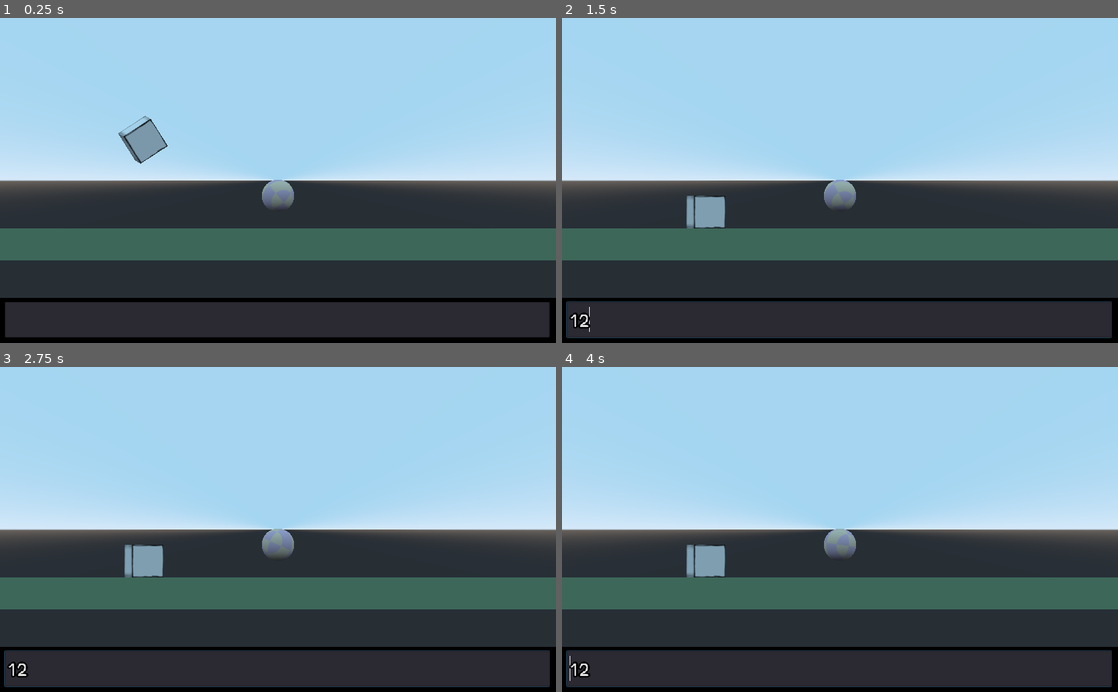
Above: before the commit, frames 1-4 (two rows, left to right).
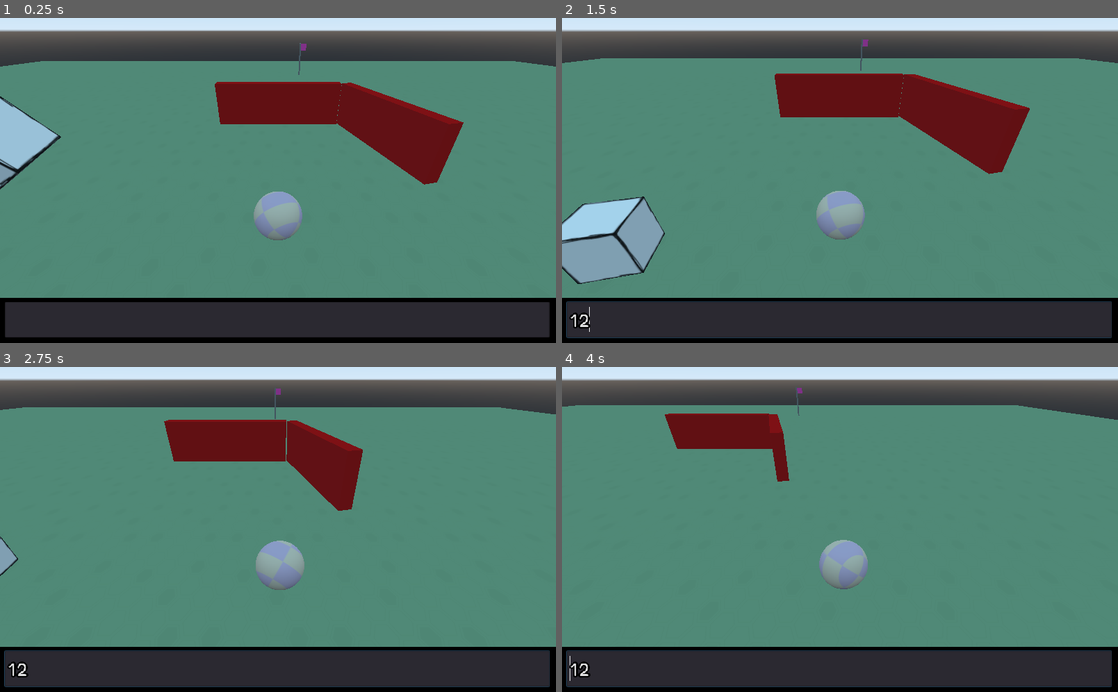
Above: after the commit, the same moments.

Repository: toimisto/rollballgenesis
Game: Godot game, scene res://scenes/Main.tscn
The game is run twice, just before and just after one commit, with the same random seed, the same clock (stepped at 60 frames per second) and the same inputs.
Inputs (mouse positions are in pixels of both pictures, inside the frame that each line leads up to):
- Up to frame 1 (0.25 s): no input
- Up to frame 2 (1.5 s): click (840, 320) at 0.52 s; type "12" at 0.6 s; hold Right (ui_right) from 1.28 s (still down)
- Up to frame 3 (2.75 s): release Right (ui_right) at 2.03 s; hold Down (ui_down) from 2.03 s (still down)
- Up to frame 4 (4 s): release Down (ui_down) at 2.78 s; hold Right (ui_right) 2.78-3.53 s; hold Up (ui_up) from 3.53 s (still down)

The runs differ from the first frame. In frame 1, 86% of the frame differs, in the area x 0-100%, y 0-87%; in frame 2, 86%; in frame 3, 86%; in frame 4, 86%.

Commit message:
initing world

Diff:
--- a/scenes/Level.tscn
+++ b/scenes/Level.tscn
@@ -32,6 +32,14 @@
 subdivide_width = 10
 subdivide_height = 10
 
+[sub_resource type="SpatialMaterial" id=7]
+albedo_color = Color( 0.772549, 0, 0, 1 )
+
+[sub_resource type="CubeMesh" id=8]
+material = SubResource( 7 )
+
+[sub_resource type="BoxShape" id=9]
+
 [node name="Level" type="Spatial"]
 script = ExtResource( 1 )
 
@@ -61,10 +69,12 @@
 
 [node name="Shinji" parent="." instance=ExtResource( 4 )]
 transform = Transform( 1, 0, 0, 0, 1, 0, 0, 0, 1, 0, 2.06083, 0 )
+gravity_scale = 1.0
 script = ExtResource( 5 )
 
 [node name="Camera" type="Camera" parent="Shinji"]
 transform = Transform( 1, 0, 0, 0, 0.839874, 0.542782, 0, -0.542782, 0.839874, 0, 4.34049, 7.28941 )
+current = true
 script = ExtResource( 6 )
 
 [node name="Camera2D" type="Camera" parent="."]
@@ -74,3 +84,28 @@
 
 [node name="Goal" parent="." instance=ExtResource( 7 )]
 transform = Transform( 1.4507, 0, 0.381402, 0, 1.5, 0, -0.381402, 0, 1.4507, 4.62512, 0.0164497, -48.2431 )
+
+[node name="Walls" type="Node" parent="."]
+editor/display_folded = true
+
+[node name="wall" type="StaticBody" parent="Walls"]
+transform = Transform( -2.18557e-08, 0, 6, 0, 2, 0, -0.5, 0, -2.62268e-07, 0, 2, -16.567 )
+
+[node name="MeshInstance" type="MeshInstance" parent="Walls/wall"]
+transform = Transform( 1, 0, 0, 0, 1, 0, 0, 0, 1, 0.0316086, 1.19209e-07, 0.0032297 )
+mesh = SubResource( 8 )
+material/0 = null
+
+[node name="CollisionShape" type="CollisionShape" parent="Walls/wall"]
+shape = SubResource( 9 )
+
+[node name="wall2" type="StaticBody" parent="Walls"]
+transform = Transform( 0.483038, 0, 1.54957, 0, 2, 0, -0.129131, 0, 5.79645, 8.151, 2, -11.233 )
+
+[node name="MeshInstance" type="MeshInstance" parent="Walls/wall2"]
+transform = Transform( 1, 0, 0, 0, 1, 0, 0, 0, 1, -0.170731, 1.19209e-07, 0.0663041 )
+mesh = SubResource( 8 )
+material/0 = null
+
+[node name="CollisionShape" type="CollisionShape" parent="Walls/wall2"]
+shape = SubResource( 9 )
--- a/scripts/Main.gd
+++ b/scripts/Main.gd
@@ -2,7 +2,7 @@
 
 #state dict
 var s = {
-    ground = true,
+    ground = false,
     gravity = false,
     dimension = 2,
     goal = false
@@ -12,6 +12,12 @@
 
 # Called when the node enters the scene tree for the first time.
 func _ready():
+    return
+    $Level.toggle_gravity(0)
+    $Level.toggle_object("Floor")
+    $Level.toggle_object("Box")
+    $Level.toggle_object("Walls")
+    $Level.toggle_object("Goal")
     $Level.select_dimension(s.dimension)
 
 func on_input(input):
Not shown: 1 places in scenes/Level.tscn that only renumber resources
